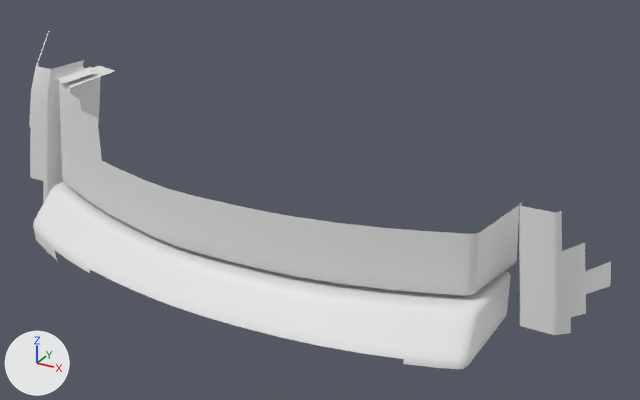
The OBJ model PadForge.App/3DModels/DS4/MagmaRed/Shoulder-Left-Middle.obj: old version first, new version second.
Camera for both pictures: a 50 mm camera at (-34.3, -52.8, 15.5) aimed at (-49.3, -25.6, 1.9). Lighting does not change. The marker at lower left points along +X, +Y and +Z. The first picture is the older version. Where no turn or scale is listed for an object, it has been applied to the vertices.

Script lines for the objects in view, before the commit:
```python
me_shoulder_left_middle = bpy.data.meshes.new('Shoulder-Left-Middle')
me_shoulder_left_middle.from_pydata(...)  # 707 vertices, 584 faces; spans x -64.1..-38.5, y -30.8..-22.9, z -1.7..6.9
ob_shoulder_left_middle = bpy.data.objects.new('Shoulder-Left-Middle', me_shoulder_left_middle)
ob_shoulder_left_middle.location = (0.0, 0.0, 0.0)
```
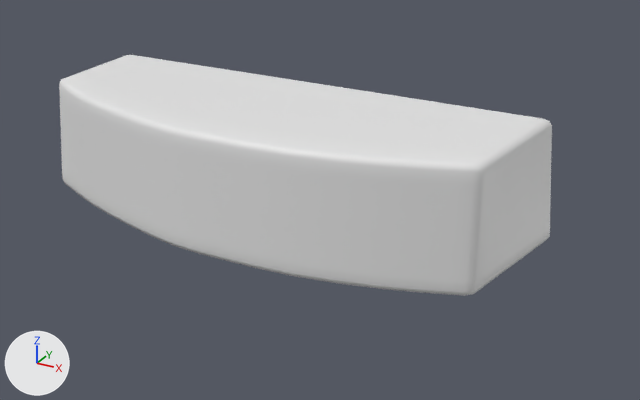
What differs and where, as boxes (x1, y1, x2, y2) in the pictures (640 x 400 px):
'Shoulder-Left-Middle', reshaped (15% narrower, 29% shorter): before (29, 31, 611, 369); after (59, 55, 552, 296)
part 1 of me_shoulder_left_middle, deleted: before (33, 181, 511, 369)
part 2 of me_shoulder_left_middle, deleted: before (29, 31, 101, 203)
part 3 of me_shoulder_left_middle, deleted: before (519, 202, 611, 335)
part 4 of me_shoulder_left_middle, deleted: before (54, 65, 96, 83)
part 5 of me_shoulder_left_middle, added: after (70, 55, 552, 263)

The change, as a list of edits to the scene's bpy script:
```text
Change me_shoulder_left_middle:
    used by ob_shoulder_left_middle; location = (0.0, 0.0, 0.0)
    remove me_shoulder_left_middle.from_pydata(...)  # 707 vertices, 584 faces; spans x -64.1..-38.5, y -30.8..-22.9, z -1.7..6.9
    add me_shoulder_left_middle.from_pydata(...)  # 379 vertices, 352 faces; spans x -62.5..-41.3, y -29.3..-21.9, z 0.5..5.3
    me_shoulder_left_middle part 1: the loose piece of 251 vertices spanning x -62.4..-41.7, y -30.8..-24.1, z -1.6..0.3 is deleted
    me_shoulder_left_middle part 2: the loose piece of 108 vertices spanning x -64.1..-62.1, y -26.2..-22.9, z -1.7..6.9 is deleted
    me_shoulder_left_middle part 3: the loose piece of 80 vertices spanning x -41.5..-38.5, y -26.2..-23.7, z -1.0..3.6 is deleted
    me_shoulder_left_middle part 4: the loose piece of 35 vertices spanning x -61.0..-60.2, y -27.3..-24.8, z 5.4..5.6 is deleted
    me_shoulder_left_middle part 5
    102 vertices are added at x -62.5..-41.3, y -29.3..-21.9, z 0.5..5.3
    16 new vertices lie (0.0, 0.0, 0.9) away from vertices in x -56.3..-41.9, y -29.3..-24.4, z 2.9
    14 new vertices lie (0.0, 0.0, 0.8) away from vertices in x -56.3..-42.2, y -29.3..-26.4, z 3.8
    14 new vertices lie (0.0, 0.0, 0.4) away from vertices in x -57.7..-42.4, y -29.3..-27.4, z 4.6
    5 new vertices lie (0.0, 1.0, 0.0) away from vertices in x -56.3..-48.4, y -29.1..-28.4, z 5.3
    5 new vertices lie (0.0, 3.4, 0.0) away from vertices in x -53.6..-48.4, y -25.3, z 0.5..5.3
    5 new vertices lie (-1.3, 0.0, 0.0) away from vertices in x -53.6..-50.0, y -28.0..-21.9, z 0.5..5.3
    164 new faces join them
    other edits to the shape of me_shoulder_left_middle do not show in these pictures
```
